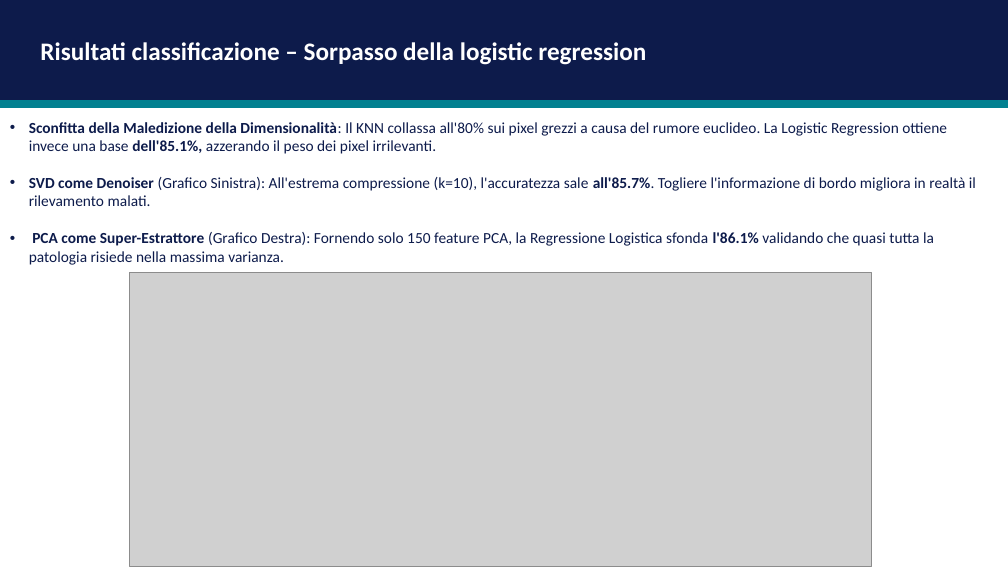
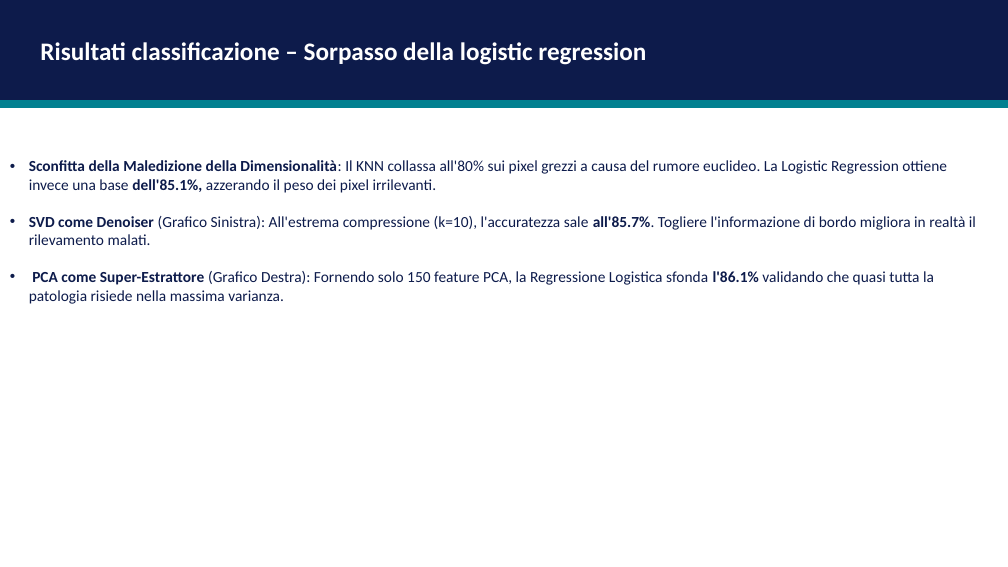
Before and after one commit to andreapatruno1/Image-Compression-and-Analysis, a slide deck: slide 16 of docs/SVD e PCA per l'analisi di immagini mediche.pptx (slide 20 before the commit). Drawn at 1008x567 pixels with LibreOffice and Linux fonts; fonts in the diff are those of the drawing; grey boxes stand for pictures. Boxes give left, top, right and bottom in pixels: in the first picture for what was removed or moved away, otherwise in the second. Text is boxed around its words. In the diff, an @@ line names an element or a change of style, - is before the commit and + after.

```diff
--- a/docs/SVD e PCA per l'analisi di immagini mediche.pptx
+++ b/docs/SVD e PCA per l'analisi di immagini mediche.pptx
@@ text "Sconfitta della Maledizione della Dimensionalità: ...": place and size @@
-text "Sconfitta della Maledizione della Dimensionalità: ..." at box(29, 122, 976, 265)
+text "Sconfitta della Maledizione della Dimensionalità: ..." at box(29, 160, 976, 304)
@@ picture removed at box(130, 272, 872, 566) @@
```
Also in this commit, not shown: 11 other slides changed, 1 slide added, 5 slides removed, 21 other files.
